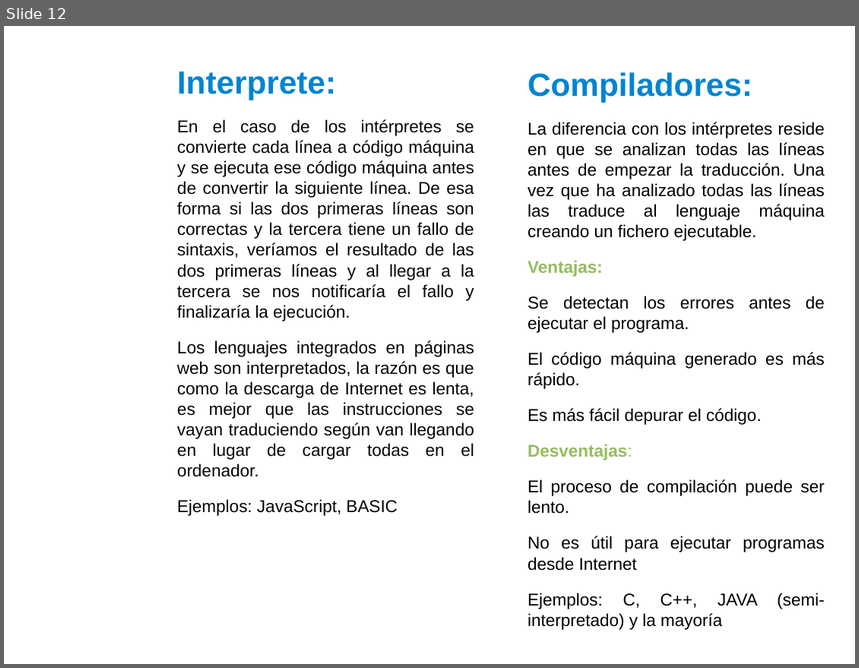
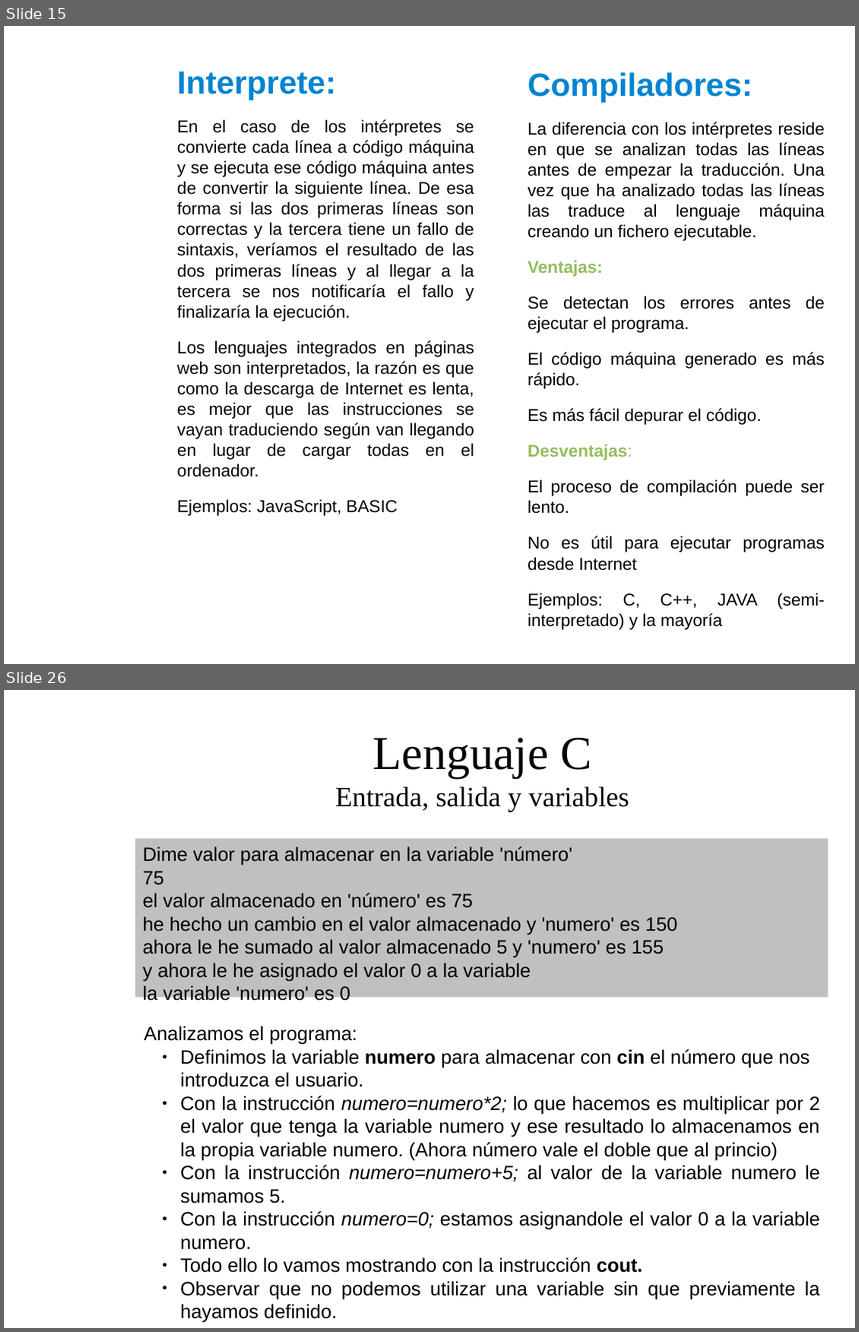
Before and after one commit to dolpo04/2bach, a slide deck: unidades/01_introduccion_a_la_programacion/presentacion/Tema1: Introduccion a la programacion.odp. Shown one above the other, each under a label of ours: slide 12 before the commit, slides 15 and 26 after it; the slides between them are not shown. The pictures are 859x668 and 859x1332 pixels, drawn with LibreOffice and Linux fonts; fonts in the diff are those of the drawing; background and template pictures are left out. Boxes give left, top, right and bottom in pixels: in the first picture for what was removed or moved away, otherwise in the second. Text is boxed around its words. In the diff, an @@ line names an element or a change of style, - is before the commit and + after.

```diff
--- a/unidades/01_introduccion_a_la_programacion/presentacion/Tema1: Introduccion a la programacion.odp
+++ b/unidades/01_introduccion_a_la_programacion/presentacion/Tema1: Introduccion a la programacion.odp
@@ slide 26 added at [4, 690, 855, 1328], background picture (left out) @@
@@ title added at [335, 738, 629, 812], 26 pt, text #050505 @@
+Lenguaje C
+Entrada, salida y variables
@@ rectangle added at [135, 838, 828, 998], fill #C0C0C0, 18 pt, text #000000 @@
+Dime valor para almacenar en la variable 'número'
+75
+el valor almacenado en 'número' es 75
+he hecho un cambio en el valor almacenado y 'numero' es 150
+ahora le he sumado al valor almacenado 5 y 'numero' es 155
+y ahora le he asignado el valor 0 a la variable
+la variable 'numero' es 0
@@ text added at [144, 1026, 820, 1319], 18 pt, text #000000 @@
+Analizamos el programa:
+  ● Definimos la variable numero para almacenar con cin el número que nos introduzca el usuario.
+  ● Con la instrucción numero=numero*2; lo que hacemos es multiplicar por 2 el valor que tenga la variable numero y ese resultado lo almacenamos en la propia variable numero. (Ahora número vale el doble que al princio)
+  ● Con la instrucción numero=numero+5; al valor de la variable numero le sumamos 5.
+  ● Con la instrucción numero=0; estamos asignandole el valor 0 a la variable numero.
+  ● Todo ello lo vamos mostrando con la instrucción cout.
+  ● Observar que no podemos utilizar una variable sin que previamente la hayamos definido.
@@ what was slide 12 is now slide 15 @@
```
Also in this commit, not shown: 14 other slides added.
